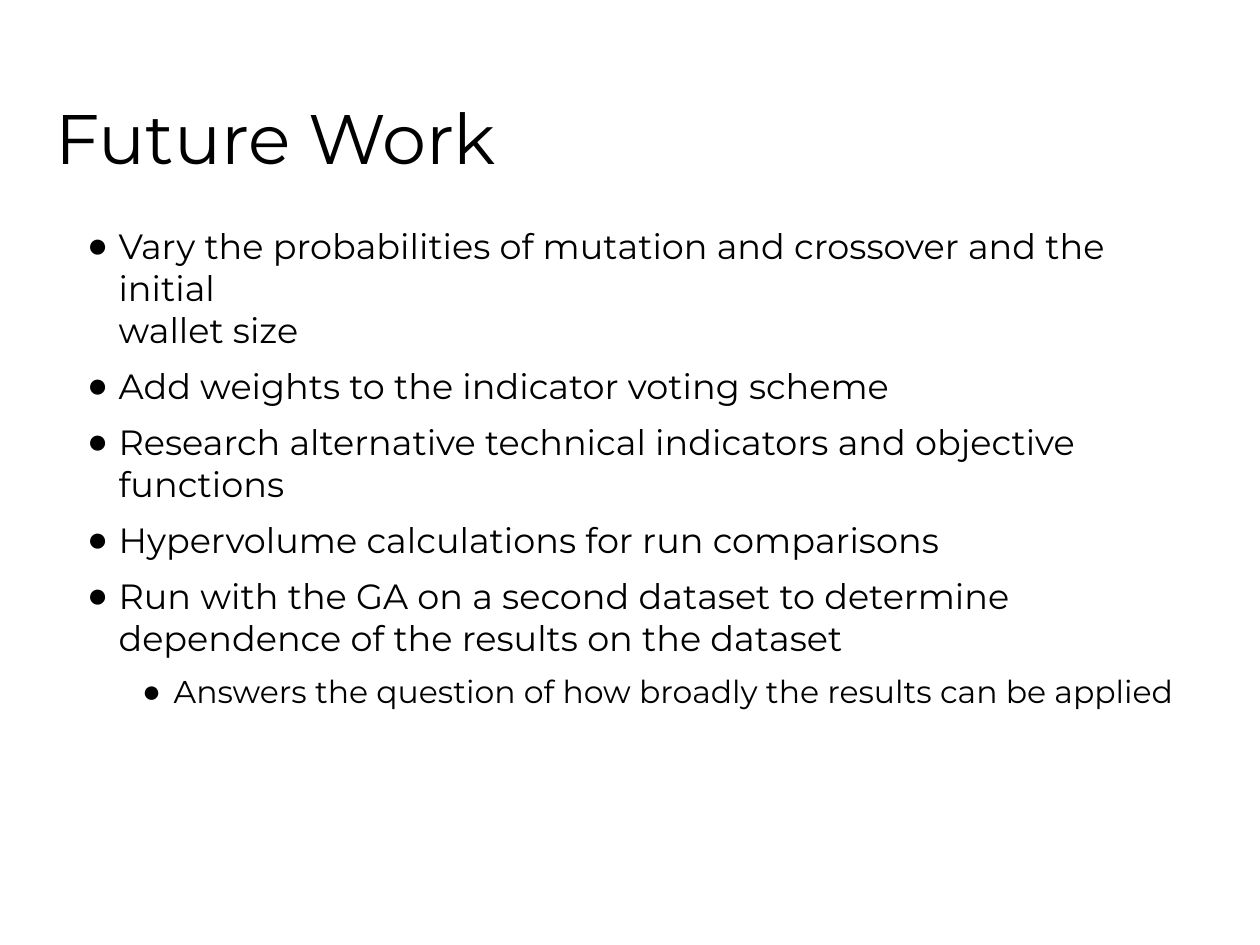
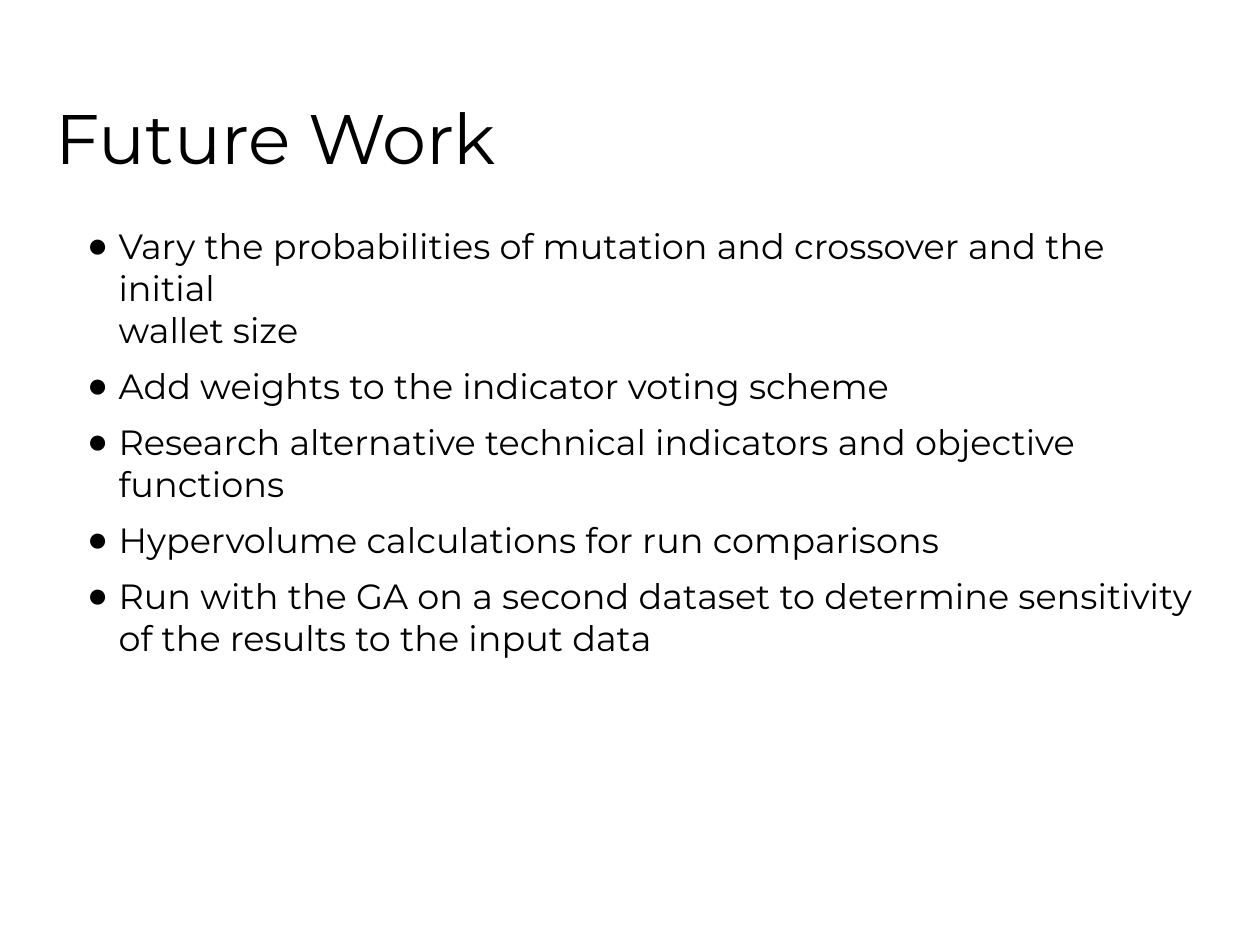
Before and after one commit to fhh23/Evolving-Stock-Market-Indicators-Using-Multi-Objective-Genetic-Algorithms, a slide deck: slide 31 of CSE848_Hormasji_Reiff_ProjectPresentation.pptx. Drawn at 1260x945 pixels with LibreOffice and Linux fonts; fonts in the diff are those of the drawing; background and template pictures are left out. Boxes give left, top, right and bottom in pixels: in the first picture for what was removed or moved away, otherwise in the second. Text is boxed around its words. In the diff, an @@ line names an element or a change of style, - is before the commit and + after.

```diff
--- a/CSE848_Hormasji_Reiff_ProjectPresentation.pptx
+++ b/CSE848_Hormasji_Reiff_ProjectPresentation.pptx
@@ text at (119,583,1192,658): text changed @@
-● Run with the GA on a second dataset to determine dependence of the results on the dataset
-  ● Answers the question of how broadly the results can be applied
+● Run with the GA on a second dataset to determine sensitivity of the results to the input data
```
Also in this commit, not shown: 6 other slides changed.
